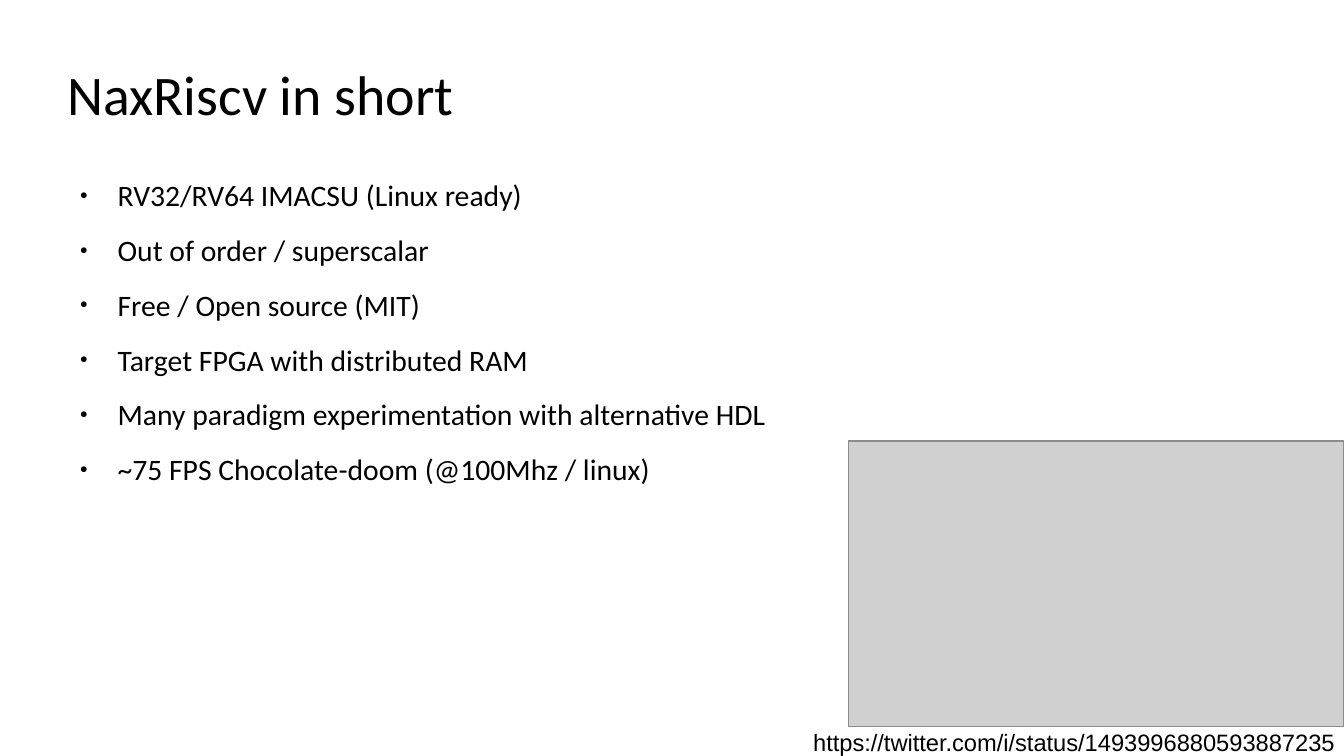
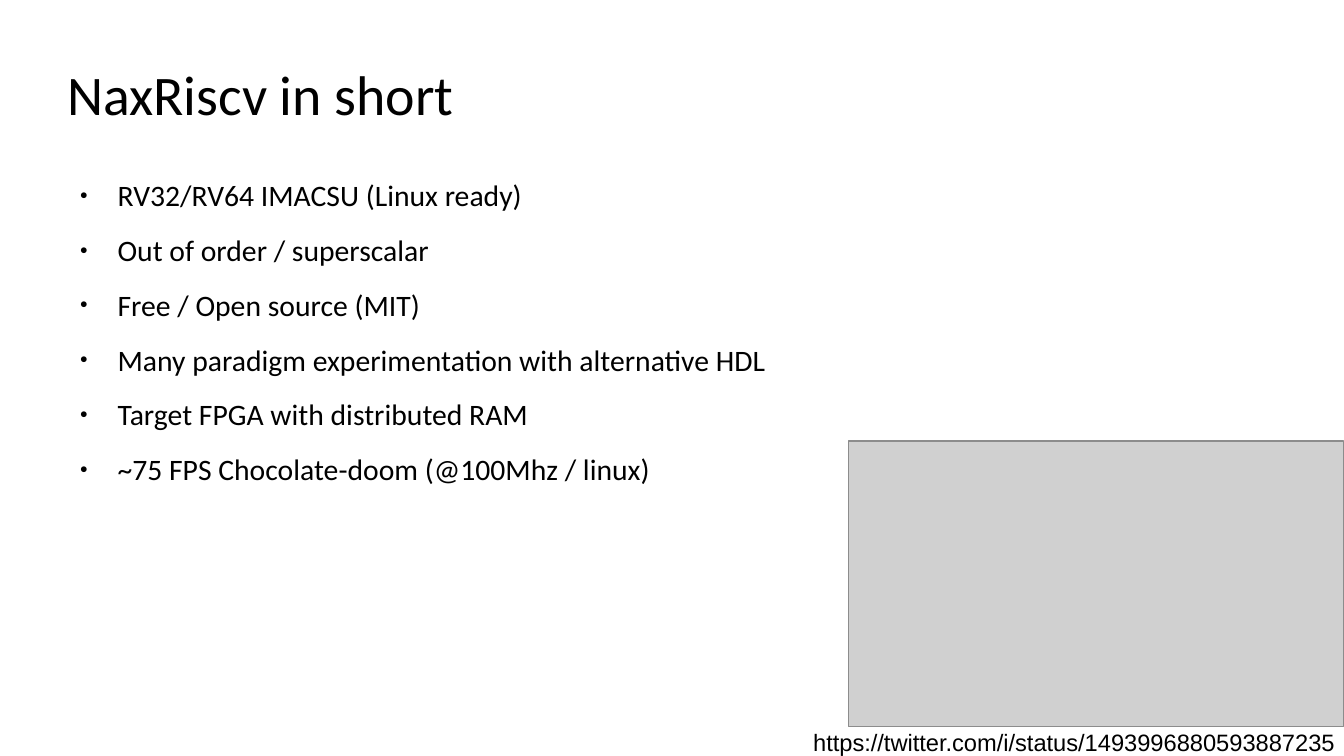
Before and after one commit to SpinalHDL/SpinalDoc, a slide deck: slide 3 of presentation/en/nax_040522/slices_nax_040522.odp. Drawn at 1344x756 pixels with LibreOffice and Linux fonts; fonts in the diff are those of the drawing; grey boxes stand for pictures. Boxes give left, top, right and bottom in pixels: in the first picture for what was removed or moved away, otherwise in the second. Text is boxed around its words. In the diff, an @@ line names an element or a change of style, - is before the commit and + after.

```diff
--- a/presentation/en/nax_040522/slices_nax_040522.odp
+++ b/presentation/en/nax_040522/slices_nax_040522.odp
@@ text at bbox=[118, 350, 765, 376]: paragraph added @@
+● Many paradigm experimentation with alternative HDL
@@ text at bbox=[118, 404, 765, 430]: paragraph removed @@
-● Many paradigm experimentation with alternative HDL
```
Also in this commit, not shown: 11 other slides changed, 9 slides added.
